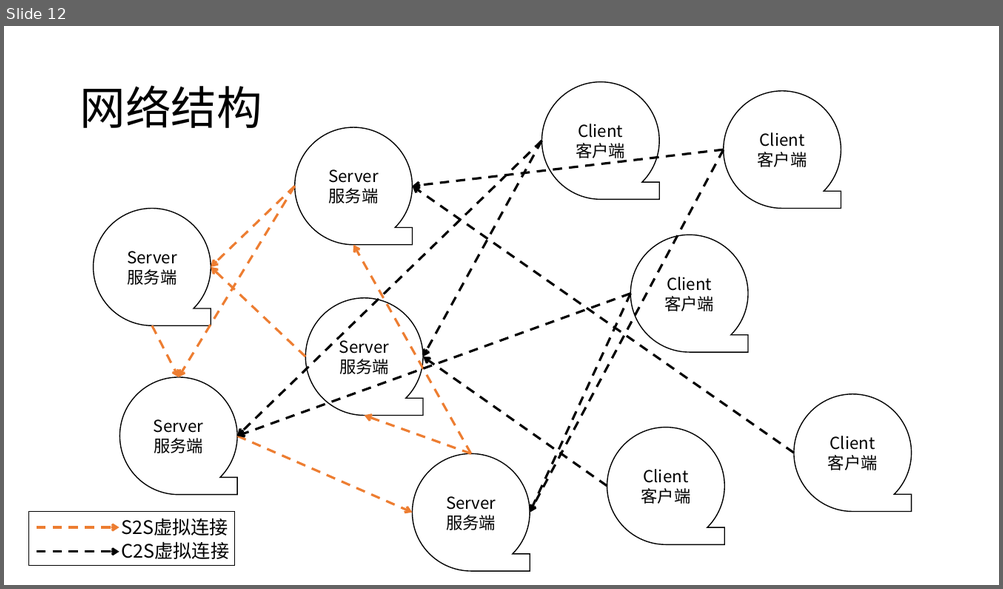
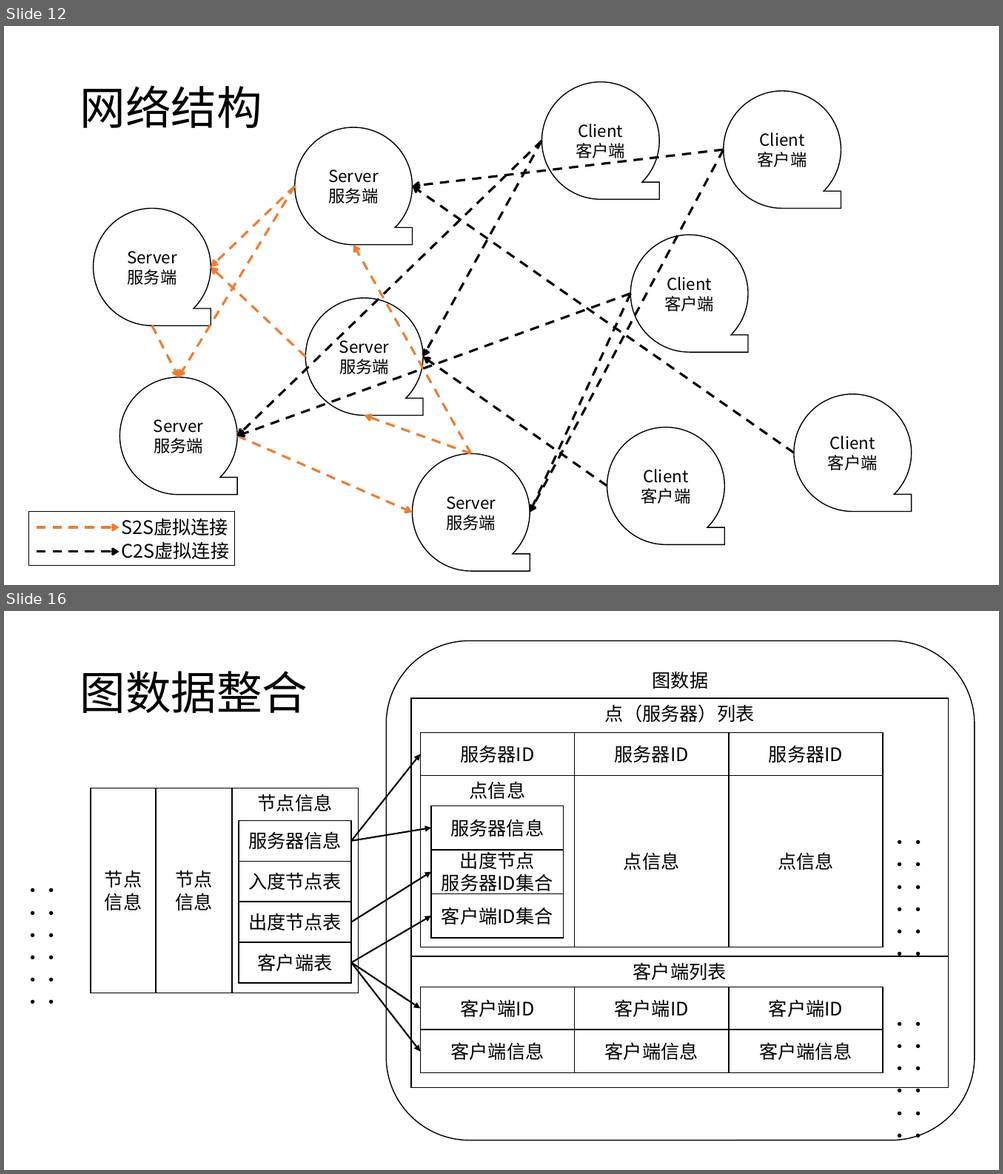
Before and after one commit to yindaheng98/gogisnet, a slide deck: 设计图.pptx. Shown one above the other, each under a label of ours: slide 12 before the commit, slides 12 and 16 after it; the slides between them are not shown. The pictures are 1003x589 and 1003x1174 pixels, drawn with LibreOffice and Linux fonts; fonts in the diff are those of the drawing. Boxes give left, top, right and bottom in pixels: in the first picture for what was removed or moved away, otherwise in the second. Text is boxed around its words. In the diff, an @@ line names an element or a change of style, - is before the commit and + after.

```diff
--- a/设计图.pptx
+++ b/设计图.pptx
@@ slide 16 added at (x1=4, y1=611, x2=999, y2=1170), background #FFFFFF @@
@@ title added at (x1=79, y1=671, x2=307, y2=713), 44 pt, text #000000 @@
+图数据整合
@@ arrow added from (351, 841) to (421, 755), #000000 1.5 pt @@
@@ rectangle added at (x1=91, y1=789, x2=156, y2=994), fill #FFFFFF, outline #000000 1 pt, 18 pt, text #000000 @@
+节点信息
@@ rectangle added at (x1=156, y1=789, x2=233, y2=994), fill #FFFFFF, outline #000000 1 pt, 18 pt, text #000000 @@
+节点
+信息
@@ group added at (x1=233, y1=789, x2=358, y2=994): 5 rectangles @@
+节点信息
+入度节点表
+出度节点表
+客户端表
+服务器信息
@@ arrow added from (351, 841) to (432, 828), #000000 1.5 pt @@
@@ text added at (x1=17, y1=876, x2=82, y2=906), 18 pt, text #000000 @@
+············
@@ arrow added from (351, 922) to (432, 872), #000000 1.5 pt @@
@@ arrow added from (351, 963) to (432, 916), #000000 1.5 pt @@
@@ arrow added from (351, 963) to (421, 1008), #000000 1.5 pt @@
@@ arrow added from (351, 963) to (421, 1052), #000000 1.5 pt @@
@@ group added at (x1=386, y1=641, x2=974, y2=1141): 17 rectangles, 2 texts, 1 rounded rectangle @@
+图数据
+点（服务器）列表
+服务器ID
+点信息
+服务器信息
+出度节点
+服务器ID集合
+客户端ID集合
+服务器ID
+点信息
+服务器ID
+点信息
+············
+客户端列表
+客户端ID
+客户端信息
+客户端ID
+客户端信息
+客户端ID
+客户端信息
+············
```
Also in this commit, not shown: 3 other slides added.
